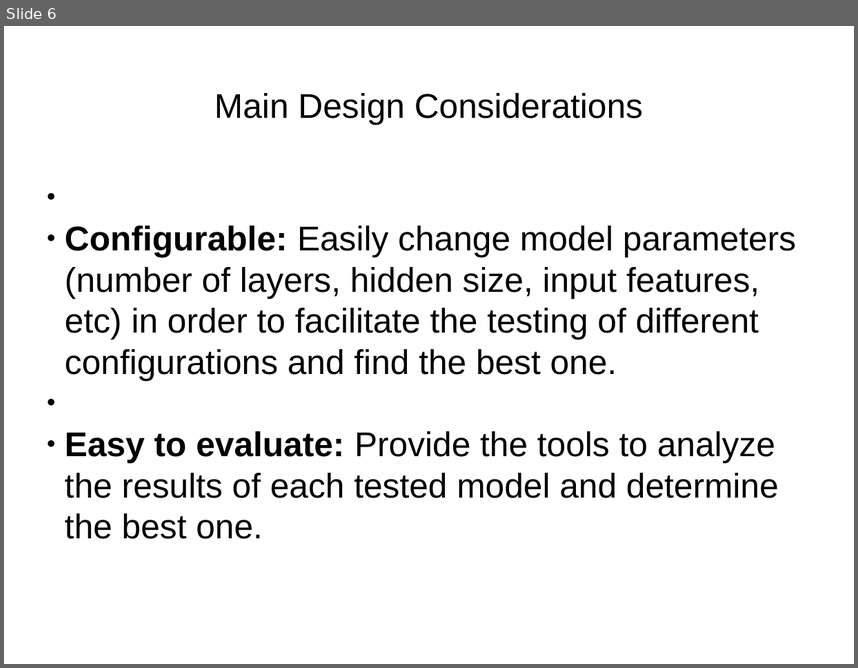
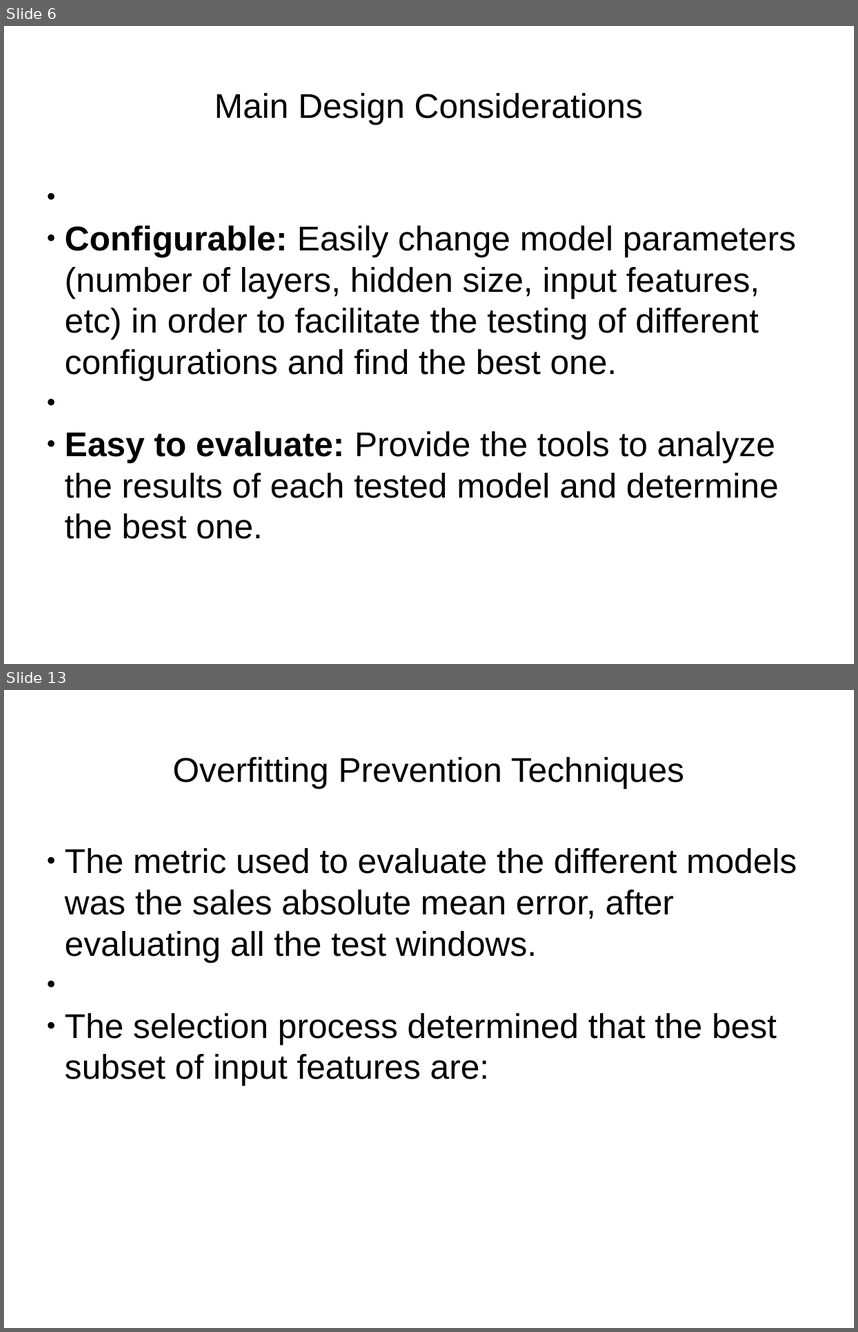
Before and after one commit to sebastianmontero/ritsumeikan-written-docs, a slide deck: car-sales-prediction-presentation.pptx. Shown one above the other, each under a label of ours: slide 6 before the commit, slides 6 and 13 after it; the slides between them are not shown. The pictures are 858x668 and 858x1332 pixels, drawn with LibreOffice and Linux fonts; fonts in the diff are those of the drawing. Boxes give left, top, right and bottom in pixels: in the first picture for what was removed or moved away, otherwise in the second. Text is boxed around its words. In the diff, an @@ line names an element or a change of style, - is before the commit and + after.

Commit message:
Added odp presentation, and architecture model

```diff
--- a/car-sales-prediction-presentation.pptx
+++ b/car-sales-prediction-presentation.pptx
@@ slide 13 added at <box>4,690,854,1328</box>, background #FFFFFF @@
@@ text added at <box>173,757,684,789</box>, 32 pt, text #000000 @@
+Overfitting Prevention Techniques
@@ text added at <box>65,848,797,1085</box>, 32 pt, text #000000 @@
+● The metric used to evaluate the different models was the sales absolute mean error, after evaluating all the test windows.
+● The selection process determined that the best subset of input features are:
```
Also in this commit, not shown: 7 slides changed, 2 other files.
